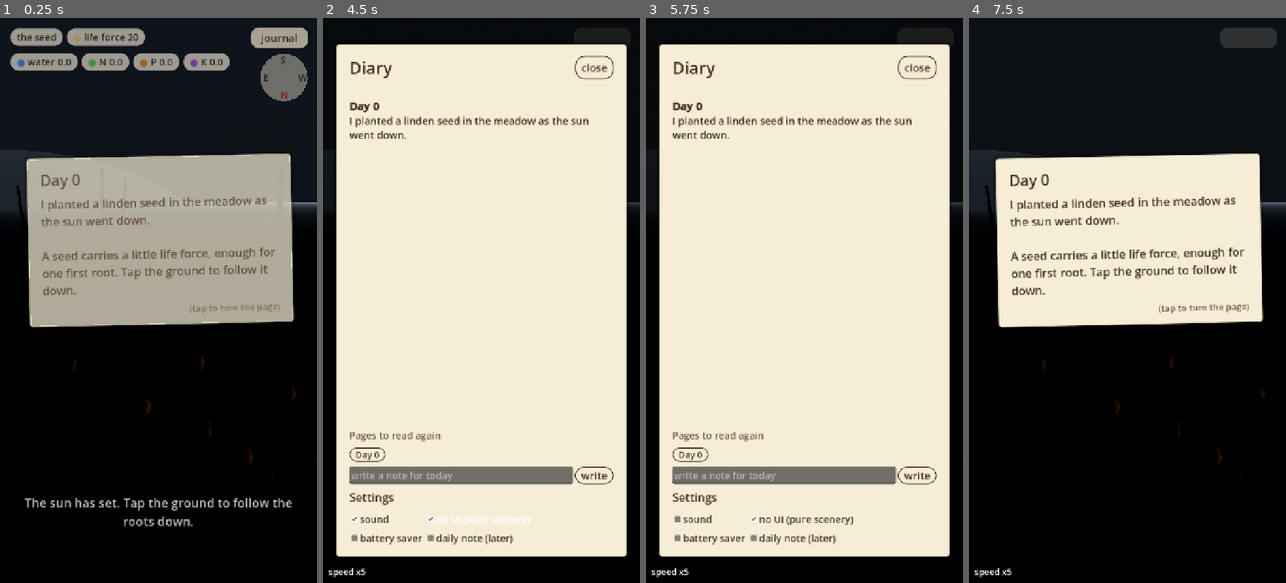
Above: before the commit, frames 1-4 (left to right).
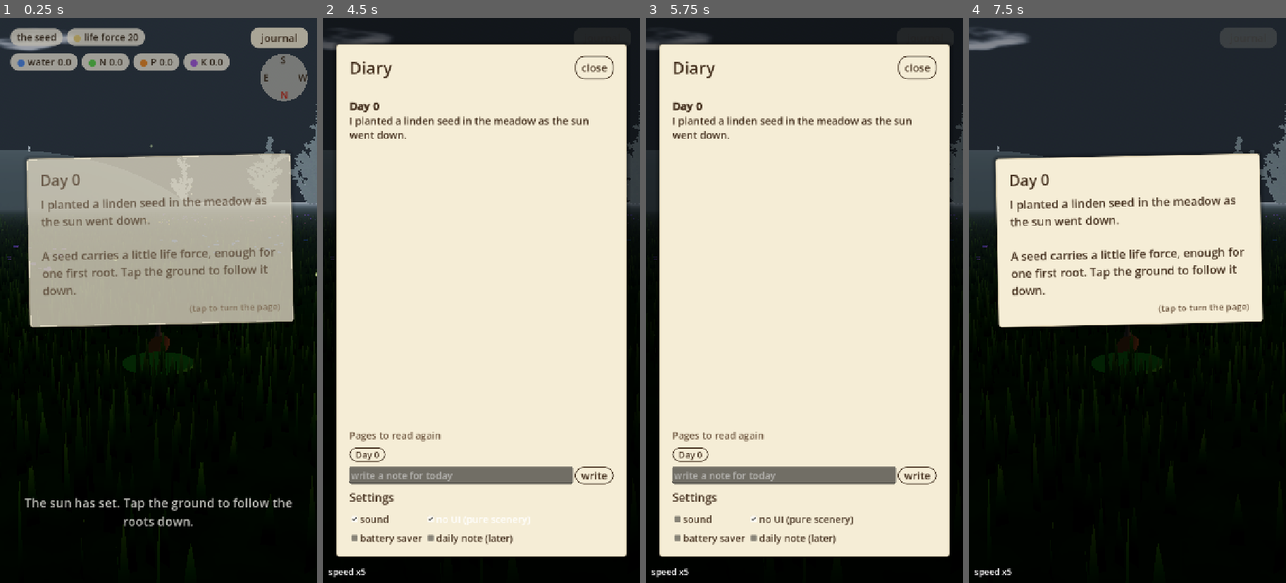
Above: after the commit, the same moments.

Repository: SimonSouleyman/gamdev
Game: Godot game, scene res://main.tscn
The game is run twice, just before and just after one commit, with the same random seed, the same clock (stepped at 60 frames per second) and the same inputs.
Inputs (mouse positions are in pixels of both pictures, inside the frame that each line leads up to):
- Up to frame 1 (0.25 s): no input
- Up to frame 2 (4.5 s): tap Enter at 0.5 s; move the mouse to (551, 272) at 0.52 s; hold Right (ui_right) 0.53-1.25 s; tap T at 0.6 s; click (551, 272) at 0.67 s; tap Space at 0.77, 1.07 s; click "journal" at 1.25 s; click "Day 0" at 2 s; click "write" at 2.75 s; click "daily note (later)" at 3.5 s; click "no UI (pure scenery)" at 4.25 s
- Up to frame 3 (5.75 s): click "sound" at 5 s
- Up to frame 4 (7.5 s): click "battery saver" at 5.75 s; tap Enter at 6.5, 7.25 s; drag from (1064, 328) to (1111, 413) at 6.52 s; move the mouse to (1159, 176) at 7.27 s; hold Right (ui_right) from 7.28 s (still down); tap J at 7.35 s

The runs differ from the first frame. In frame 1, 23% of the frame differs, in the area x 0-100%, y 0-96%; in frame 2, 0.9%; in frame 3, 0.9%; in frame 4, 3.8%.

Commit message:
Visuals: a living world around the tree
Background trees grown by the same growth model (groves, lone trees, a tree line
on the horizon), soft drifting clouds, wildflower drifts, butterflies around the
crown, a bird flock crossing now and then, pollen in the sunlight, fireflies at
dusk. Adaptive exposure and a fill light keep low-sun and dusk scenes readable;
the sky keeps its afterglow at the sunset hold. No hint discs right at the trunk.

Co-Authored-By: Claude Opus 5.5 (1M context) <noreply@anthropic.com>

Diff:
--- a/Tree/shared/underground.gd
+++ b/Tree/shared/underground.gd
@@ -240,7 +240,8 @@
 	var clover_turn := true
 	for patch in patches:
 		var c: Vector3 = patch["center"]
-		if -c.y > HINT_MAX_DEPTH:
+		# Not the starter patch right under the seed: the meadow at the trunk stays plain.
+		if -c.y > HINT_MAX_DEPTH or Vector2(c.x, c.z).length() < 2.0:
 			continue
 		var ground := Vector3(c.x, 0.0, c.z)
 		var r: float = patch["radius"]
--- a/Tree/tools/autoplay.gd
+++ b/Tree/tools/autoplay.gd
@@ -165,7 +165,14 @@
 				main.journal.close_page()
 				_next("sapling page read")
 		7:
-			# Hold anywhere to boost.
+			# Hold anywhere to boost (a page that pops up meanwhile ends the hold: read it, hold again).
+			if _page() != "":
+				_shot("07b_page_" + _page())
+				main.journal.close_page()
+				if has_meta("held"):
+					remove_meta("held")
+				stage_time = 0.0
+				return false
 			if stage_time > 0.3 and not has_meta("held"):
 				set_meta("held", true)
 				_click(Vector2(360, 640), true)
--- /dev/null
+++ b/Tree/tree/cloud.gdshader
@@ -0,0 +1,24 @@
+shader_type spatial;
+// A soft cloud on a large quad high above the meadow: layered noise for its shape, a round
+// falloff so it never shows the quad's edge, lit warm or white by the sun's colour.
+render_mode unshaded, blend_mix, depth_draw_never, cull_disabled, shadows_disabled;
+
+uniform sampler2D noise : filter_linear_mipmap, repeat_enable;
+uniform vec3 sun_color : source_color = vec3(1.0);
+uniform float brightness = 1.0;
+uniform float coverage = 0.45;
+uniform float seed = 0.0;
+
+void fragment() {
+	vec2 c = UV * 2.0 - 1.0;
+	float round_mask = 1.0 - smoothstep(0.35, 1.0, length(c));
+	vec2 drift = vec2(TIME * 0.004, TIME * 0.0015);
+	// Low frequencies only: soft cumulus, not speckle.
+	float n = texture(noise, UV * 0.28 + vec2(seed) + drift).r * 0.75
+		+ texture(noise, UV * 0.8 + vec2(seed * 1.7) - drift * 2.0).r * 0.25;
+	n = n * round_mask + (1.0 - round_mask) * 0.0;
+	float a = smoothstep(coverage * 0.7, coverage * 0.7 + 0.35, n);
+	float shade = mix(0.72, 1.0, smoothstep(coverage, coverage + 0.45, n));
+	ALBEDO = sun_color * shade * brightness;
+	ALPHA = a * 0.9;
+}
--- /dev/null
+++ b/Tree/tree/critter.gdshader
@@ -0,0 +1,27 @@
+shader_type spatial;
+// Butterflies and birds: two wing quads per instance that flap by bending around the body axis
+// (local x = 0). Each instance has its own flap phase from INSTANCE_CUSTOM.x.
+render_mode cull_disabled, diffuse_lambert_wrap;
+
+uniform float flap_speed = 14.0;
+uniform float flap_amount = 1.1;
+
+void vertex() {
+	float phase = INSTANCE_CUSTOM.x * 6.2831;
+	float speed = flap_speed * (0.8 + INSTANCE_CUSTOM.y * 0.4);
+	float angle = sin(TIME * speed + phase) * flap_amount * sign(VERTEX.x);
+	float x = VERTEX.x;
+	VERTEX.x = x * cos(angle);
+	VERTEX.y += abs(x) * sin(abs(angle));
+}
+
+void fragment() {
+	vec2 c = UV * 2.0 - 1.0;
+	// A rounded wing shape cut from the quad.
+	float wing = 1.0 - smoothstep(0.75, 1.0, length(vec2(c.x * 0.9, c.y * 1.25)));
+	ALBEDO = COLOR.rgb;
+	ALPHA = wing;
+	ALPHA_SCISSOR_THRESHOLD = 0.5;
+	ROUGHNESS = 0.7;
+	BACKLIGHT = COLOR.rgb * 0.5;
+}
--- /dev/null
+++ b/Tree/tree/scenery.gd
@@ -0,0 +1,394 @@
+class_name Scenery
+extends Node3D
+## The world around the tree (design doc: "a living, cohesive world"): other trees in the
+## distance, grown by the same algorithm as the hero tree; drifting clouds; wildflowers in the
+## grass; butterflies around the crown, birds crossing the sky, pollen in the sunlight and
+## fireflies at dusk. All mood: nothing here touches the simulation. Seeded like everything else.
+
+const DISTANT_TREES := 34
+const TREE_VARIANTS := 4
+const CLOUDS := 16
+const FLOWERS := 1800
+const BUTTERFLIES := 6
+const BIRDS := 5
+
+var _rng := RandomNumberGenerator.new()
+var _clouds: Array[MeshInstance3D] = []
+var _cloud_mats: Array[ShaderMaterial] = []
+var _butterflies: MultiMeshInstance3D
+var _birds: MultiMeshInstance3D
+var _pollen: GPUParticles3D
+var _fireflies: GPUParticles3D
+var _time: float = 0.0
+var _bird_t: float = -1.0
+var _bird_from: Vector3
+var _bird_to: Vector3
+var _bird_wait: float = 8.0
+var _butterfly_params: Array = []
+
+
+func build(seed: int, bark: Material, leaf: Material, noise: Texture2D) -> void:
+	for c in get_children():
+		c.queue_free()
+	_clouds.clear()
+	_cloud_mats.clear()
+	_rng.seed = hash([seed, "scenery"])
+	_build_distant_trees(seed, bark, leaf)
+	_build_clouds(noise)
+	_build_flowers()
+	_build_butterflies()
+	_build_birds()
+	_pollen = _motes(Color(1.0, 0.95, 0.75, 0.9), 60, Vector3(5, 3, 5), Vector3(0, 3, 0), 0.025)
+	_fireflies = _motes(Color(0.85, 1.0, 0.45, 1.0), 40, Vector3(9, 0.8, 9), Vector3(0, 0.6, 0), 0.04)
+
+
+# --- distant trees -------------------------------------------------------------
+
+## Grows a small tree with the real growth model (fed and in noon light), then bakes wood and
+## leaf cards into one mesh with two surfaces. Distant trees are therefore the same species,
+## grown the same way, as the player's tree.
+func _grow_variant(seed: int, variant: int, bark: Material, leaf: Material) -> ArrayMesh:
+	var sim := GrowthSim.new(hash([seed, "background tree", variant]))
+	sim.graph.max_nodes = 420 + variant * 90
+	# Grown quickly with small steps (big steps would make bushes): only the shape matters here.
+	sim.max_growth_per_second = 6.0
+	sim.markers_per_second = 30.0
+	for _step in range(1500):
+		for k in range(4):
+			sim.resources.stock[k] = 30.0
+		sim.clock.time_of_day = sim.clock.daylight_fraction * _rng.randf_range(0.3, 0.7)
+		sim.tick(0.45)
+		if sim.graph.is_full():
+			break
+	var builder := BranchMeshBuilder.new()
+	builder.radius_scale = 2.2
+	var wood := builder.build(sim.graph)
+	var mesh := ArrayMesh.new()
+	if wood.get_surface_count() > 0:
+		mesh.add_surface_from_arrays(Mesh.PRIMITIVE_TRIANGLES, wood.surface_get_arrays(0))
+		mesh.surface_set_material(0, bark)
+	# Leaf cards, baked: one cluster per twig, bigger than on the hero tree (seen from afar).
+	var cluster := Foliage.cluster_mesh(5, 1.0).surface_get_arrays(0)
+	var cv: PackedVector3Array = cluster[Mesh.ARRAY_VERTEX]
+	var cn: PackedVector3Array = cluster[Mesh.ARRAY_NORMAL]
+	var cu: PackedVector2Array = cluster[Mesh.ARRAY_TEX_UV]
+	var ci: PackedInt32Array = cluster[Mesh.ARRAY_INDEX]
+	var verts := PackedVector3Array()
+	var normals := PackedVector3Array()
+	var uvs := PackedVector2Array()
+	var colors := PackedColorArray()
+	var indices := PackedInt32Array()
+	var g := sim.graph
+	for id in range(2, g.size()):
+		if g.radii[id] >= 0.03:
+			continue
+		var s := _rng.randf_range(0.35, 0.5)
+		var xf := Transform3D(Basis(Vector3.UP, _rng.randf() * TAU).scaled(Vector3.ONE * s), g.positions[id])
+		var tint := _rng.randf_range(0.8, 1.1)
+		var base := verts.size()
+		for i in range(cv.size()):
+			verts.append(xf * cv[i])
+			normals.append((xf.basis * cn[i]).normalized())
+			uvs.append(cu[i])
+			colors.append(Color(tint, tint, tint * 0.95))
+		for i in ci:
+			indices.append(base + i)
+	if not indices.is_empty():
+		var arrays := []
+		arrays.resize(Mesh.ARRAY_MAX)
+		arrays[Mesh.ARRAY_VERTEX] = verts
+		arrays[Mesh.ARRAY_NORMAL] = normals
+		arrays[Mesh.ARRAY_TEX_UV] = uvs
+		arrays[Mesh.ARRAY_COLOR] = colors
+		arrays[Mesh.ARRAY_INDEX] = indices
+		mesh.add_surface_from_arrays(Mesh.PRIMITIVE_TRIANGLES, arrays)
+		mesh.surface_set_material(mesh.get_surface_count() - 1, leaf)
+	return mesh
+
+
+func _build_distant_trees(seed: int, bark: Material, leaf: Material) -> void:
+	var variants: Array[ArrayMesh] = []
+	for v in range(TREE_VARIANTS):
+		variants.append(_grow_variant(seed, v, bark, leaf))
+	var per_variant: Array = []
+	for _v in range(TREE_VARIANTS):
+		per_variant.append([])
+	# A few groves and hedgerow lines on the far meadow, some single trees in between.
+	var groves := 7
+	for gi in range(groves):
+		var a := TAU * gi / groves + _rng.randf_range(-0.4, 0.4)
+		var d := _rng.randf_range(60.0, 140.0)
+		var center := Vector3(cos(a) * d, 0, sin(a) * d)
+		for _t in range(DISTANT_TREES / groves):
+			var p := center + Vector3(_rng.randf_range(-14, 14), 0, _rng.randf_range(-14, 14))
+			(per_variant[_rng.randi() % TREE_VARIANTS] as Array).append(p)
+	# A few lone trees nearer by, and a loose tree line along the far horizon.
+	for _t in range(8):
+		var a := _rng.randf() * TAU
+		var d := _rng.randf_range(35.0, 70.0)
+		(per_variant[_rng.randi() % TREE_VARIANTS] as Array).append(Vector3(cos(a) * d, 0, sin(a) * d))
+	for _t in range(70):
+		var a := _rng.randf() * TAU
+		var d := _rng.randf_range(170.0, 280.0)
+		(per_variant[_rng.randi() % TREE_VARIANTS] as Array).append(Vector3(cos(a) * d, 0, sin(a) * d))
+	for v in range(TREE_VARIANTS):
+		var spots: Array = per_variant[v]
+		if spots.is_empty():
+			continue
+		var mmi := MultiMeshInstance3D.new()
+		var mm := MultiMesh.new()
+		mm.transform_format = MultiMesh.TRANSFORM_3D
+		mm.mesh = variants[v]
+		mm.instance_count = spots.size()
+		for i in range(spots.size()):
+			var s := _rng.randf_range(0.8, 1.35)
+			mm.set_instance_transform(i, Transform3D(Basis(Vector3.UP, _rng.randf() * TAU).scaled(Vector3.ONE * s), spots[i]))
+		mmi.multimesh = mm
+		mmi.cast_shadow = GeometryInstance3D.SHADOW_CASTING_SETTING_OFF
+		add_child(mmi)
+
+
+# --- sky ------------------------------------------------------------------------
+
+func _build_clouds(noise: Texture2D) -> void:
+	var quad := QuadMesh.new()
+	quad.size = Vector2.ONE
+	quad.orientation = PlaneMesh.FACE_Y
+	for i in range(CLOUDS):
+		var m := MeshInstance3D.new()
+		m.mesh = quad
+		var mat := ShaderMaterial.new()
+		mat.shader = preload("res://tree/cloud.gdshader")
+		mat.set_shader_parameter("noise", noise)
+		mat.set_shader_parameter("seed", _rng.randf() * 10.0)
+		mat.set_shader_parameter("coverage", _rng.randf_range(0.42, 0.52))
+		m.material_override = mat
+		m.cast_shadow = GeometryInstance3D.SHADOW_CASTING_SETTING_OFF
+		var a := _rng.randf() * TAU
+		var d := _rng.randf_range(40.0, 260.0)
+		m.position = Vector3(cos(a) * d, _rng.randf_range(70.0, 110.0), sin(a) * d)
+		var w := _rng.randf_range(70.0, 140.0)
+		m.scale = Vector3(w, 1.0, w * _rng.randf_range(0.45, 0.8))
+		m.rotation.y = _rng.randf() * TAU
+		add_child(m)
+		_clouds.append(m)
+		_cloud_mats.append(mat)
+
+
+# --- meadow life ----------------------------------------------------------------
+
+func _build_flowers() -> void:
+	var head := CylinderMesh.new()
+	head.top_radius = 0.028
+	head.bottom_radius = 0.018
+	head.height = 0.012
+	head.radial_segments = 6
+	head.rings = 1
+	var mmi := MultiMeshInstance3D.new()
+	var mm := MultiMesh.new()
+	mm.transform_format = MultiMesh.TRANSFORM_3D
+	mm.use_colors = true
+	mm.mesh = head
+	var palette: Array[Color] = [Color(0.95, 0.95, 0.92), Color(1.0, 0.85, 0.2), Color(0.62, 0.45, 0.85), Color(0.4, 0.55, 0.95), Color(0.95, 0.5, 0.6)]
+	var spots: Array[Transform3D] = []
+	var colors: Array[Color] = []
+	# Flowers grow in little drifts, one colour each.
+	for _d in range(60):
+		var a := _rng.randf() * TAU
+		var r := 1.2 + 22.0 * sqrt(_rng.randf())
+		var center := Vector3(cos(a) * r, 0, sin(a) * r)
+		var col := palette[_rng.randi() % palette.size()]
+		for _f in range(FLOWERS / 60):
+			var p := center + Vector3(_rng.randf_range(-1.2, 1.2), _rng.randf_range(0.1, 0.28), _rng.randf_range(-1.2, 1.2))
+			spots.append(Transform3D(Basis(Vector3.RIGHT, _rng.randf_range(-0.3, 0.3)).scaled(Vector3.ONE * _rng.randf_range(0.7, 1.3)), p))
+			colors.append(col * _rng.randf_range(0.9, 1.05))
+	mm.instance_count = spots.size()
+	for i in range(spots.size()):
+		mm.set_instance_transform(i, spots[i])
+		mm.set_instance_color(i, colors[i])
+	mmi.multimesh = mm
+	var mat := StandardMaterial3D.new()
+	mat.vertex_color_use_as_albedo = true
+	mat.roughness = 0.7
+	mmi.material_override = mat
+	mmi.cast_shadow = GeometryInstance3D.SHADOW_CASTING_SETTING_OFF
+	add_child(mmi)
+
+
+## Two wing quads meeting at the body (x = 0); the shader flaps them.
+func _wings_mesh(span: float, depth: float) -> ArrayMesh:
+	var hw := span * 0.5
+	var hd := depth * 0.5
+	var verts := PackedVector3Array([
+		Vector3(-hw, 0, -hd), Vector3(0, 0, -hd), Vector3(0, 0, hd), Vector3(-hw, 0, hd),
+		Vector3(0, 0, -hd), Vector3(hw, 0, -hd), Vector3(hw, 0, hd), Vector3(0, 0, hd)])
+	var uvs := PackedVector2Array([
+		Vector2(0, 0), Vector2(1, 0), Vector2(1, 1), Vector2(0, 1),
+		Vector2(0, 0), Vector2(1, 0), Vector2(1, 1), Vector2(0, 1)])
+	var normals := PackedVector3Array()
+	for _i in range(8):
+		normals.append(Vector3.UP)
+	var arrays := []
+	arrays.resize(Mesh.ARRAY_MAX)
+	arrays[Mesh.ARRAY_VERTEX] = verts
+	arrays[Mesh.ARRAY_NORMAL] = normals
+	arrays[Mesh.ARRAY_TEX_UV] = uvs
+	arrays[Mesh.ARRAY_INDEX] = PackedInt32Array([0, 1, 2, 0, 2, 3, 4, 5, 6, 4, 6, 7])
+	var mesh := ArrayMesh.new()
+	mesh.add_surface_from_arrays(Mesh.PRIMITIVE_TRIANGLES, arrays)
+	return mesh
+
+
+func _critters(count: int, span: float, flap: float) -> MultiMeshInstance3D:
+	var mmi := MultiMeshInstance3D.new()
+	var mm := MultiMesh.new()
+	mm.transform_format = MultiMesh.TRANSFORM_3D
+	mm.use_colors = true
+	mm.use_custom_data = true
+	mm.mesh = _wings_mesh(span, span * 0.6)
+	mm.instance_count = count
+	mmi.multimesh = mm
+	var mat := ShaderMaterial.new()
+	mat.shader = preload("res://tree/critter.gdshader")
+	mat.set_shader_parameter("flap_speed", flap)
+	mmi.material_override = mat
+	mmi.cast_shadow = GeometryInstance3D.SHADOW_CASTING_SETTING_OFF
+	mmi.extra_cull_margin = 200.0
+	add_child(mmi)
+	return mmi
+
+
+func _build_butterflies() -> void:
+	_butterflies = _critters(BUTTERFLIES, 0.11, 16.0)
+	var colors: Array[Color] = [Color(1.0, 0.95, 0.5), Color(0.95, 0.95, 0.92), Color(0.95, 0.5, 0.2), Color(0.45, 0.6, 1.0)]
+	_butterfly_params.clear()
+	for i in range(BUTTERFLIES):
+		_butterflies.multimesh.set_instance_color(i, colors[i % colors.size()])
+		_butterflies.multimesh.set_instance_custom_data(i, Color(_rng.randf(), _rng.randf(), 0, 0))
+		_butterfly_params.append([_rng.randf_range(1.2, 3.5), _rng.randf_range(0.15, 0.35), _rng.randf() * TAU, _rng.randf_range(0.3, 1.4)])
+
+
+func _build_birds() -> void:
+	_birds = _critters(BIRDS, 0.9, 6.0)
+	for i in range(BIRDS):
+		_birds.multimesh.set_instance_color(i, Color(0.12, 0.12, 0.14))
+		_birds.multimesh.set_instance_custom_data(i, Color(_rng.randf(), _rng.randf(), 0, 0))
+	_birds.visible = false
+
+
+## Small glowing specks drifting in a box: pollen in the sun, fireflies at dusk.
+func _motes(color: Color, amount: int, extents: Vector3, center: Vector3, size: float) -> GPUParticles3D:
+	var p := GPUParticles3D.new()
+	p.amount = amount
+	p.lifetime = 6.0
+	p.preprocess = 6.0
+	p.position = center
+	p.visibility_aabb = AABB(-extents * 2.0, extents * 4.0)
+	var pm := ParticleProcessMaterial.new()
+	pm.emission_shape = ParticleProcessMaterial.EMISSION_SHAPE_BOX
+	pm.emission_box_extents = extents
+	pm.gravity = Vector3(0, 0.02, 0)
+	pm.initial_velocity_min = 0.02
+	pm.initial_velocity_max = 0.12
+	pm.direction = Vector3(1, 0.3, 0.2)
+	pm.spread = 180.0
+	pm.turbulence_enabled = true
+	pm.turbulence_noise_strength = 0.4
+	pm.turbulence_noise_scale = 3.0
+	var fade := Gradient.new()
+	fade.set_color(0, Color(color, 0.0))
+	fade.set_color(1, Color(color, 0.0))
+	fade.add_point(0.25, color)
+	fade.add_point(0.75, color)
+	var ramp := GradientTexture1D.new()
+	ramp.gradient = fade
+	pm.color_ramp = ramp
+	p.process_material = pm
+	var quad := QuadMesh.new()
+	quad.size = Vector2.ONE * size
+	var mat := StandardMaterial3D.new()
+	mat.shading_mode = BaseMaterial3D.SHADING_MODE_UNSHADED
+	mat.billboard_mode = BaseMaterial3D.BILLBOARD_ENABLED
+	mat.transparency = BaseMaterial3D.TRANSPARENCY_ALPHA
+	mat.blend_mode = BaseMaterial3D.BLEND_MODE_ADD
+	mat.vertex_color_use_as_albedo = true
+	var dot := GradientTexture2D.new()
+	dot.fill = GradientTexture2D.FILL_RADIAL
+	dot.fill_from = Vector2(0.5, 0.5)
+	dot.fill_to = Vector2(1.0, 0.5)
+	var g := Gradient.new()
+	g.set_color(0, Color(1, 1, 1, 1))
+	g.set_color(1, Color(1, 1, 1, 0))
+	dot.gradient = g
+	dot.width = 32
+	dot.height = 32
+	mat.albedo_texture = dot
+	quad.material = mat
+	p.draw_pass_1 = quad
+	p.cast_shadow = GeometryInstance3D.SHADOW_CASTING_SETTING_OFF
+	add_child(p)
+	return p
+
+
+# --- every frame ------------------------------------------------------------------
+
+## `day`: the sun is up. `h`: sun height 0..1. `tree_height`: the hero tree, for butterflies and pollen.
+func update(delta: float, day: bool, h: float, sun_color: Color, tree_height: float) -> void:
+	_time += delta
+	# Clouds: drift with the wind, white by day, warm and dim at the low sun.
+	var cloud_col := Color(1.0, 0.72, 0.55).lerp(Color(1, 1, 1), clampf(h * 3.0, 0.0, 1.0))
+	var bright := 0.35 + 0.75 * clampf(h * 2.5, 0.0, 1.0) if day else 0.3
+	for i in range(_clouds.size()):
+		var c := _clouds[i]
+		c.position.x += delta * 1.2
+		if c.position.x > 280.0:
+			c.position.x = -280.0
+		_cloud_mats[i].set_shader_parameter("sun_color", cloud_col)
+		_cloud_mats[i].set_shader_parameter("brightness", bright)
+	# Butterflies: only by day, once the tree has leaves, fluttering around the crown.
+	_butterflies.visible = day and tree_height > 0.6
+	if _butterflies.visible:
+		var mm := _butterflies.multimesh
+		for i in range(mm.instance_count):
+			var prm: Array = _butterfly_params[i]
+			var r: float = prm[0] * (0.6 + tree_height * 0.08)
+			var t := _time * float(prm[1]) + float(prm[2])
+			var p := Vector3(cos(t) * r + sin(t * 2.3) * 0.4, float(prm[3]) + tree_height * 0.25 + sin(t * 3.1) * 0.3, sin(t) * r * 0.8 + cos(t * 1.7) * 0.4)
+			var ahead := Vector3(-sin(t), 0, cos(t) * 0.8).normalized()
+			var basis := Basis.looking_at(ahead, Vector3.UP)
+			mm.set_instance_transform(i, Transform3D(basis, p))
+	# Birds: now and then a small flock crosses the sky, flapping.
+	_update_birds(delta, day)
+	_pollen.emitting = day and h > 0.15
+	_pollen.position = Vector3(0, maxf(1.5, tree_height * 0.5), 0)
+	_fireflies.emitting = not day
+
+
+func _update_birds(delta: float, day: bool) -> void:
+	if _bird_t < 0.0:
+		_birds.visible = false
+		_bird_wait -= delta
+		if _bird_wait <= 0.0 and day:
+			var a := _rng.randf() * TAU
+			var h := _rng.randf_range(22.0, 40.0)
+			_bird_from = Vector3(cos(a) * 160.0, h, sin(a) * 160.0)
+			_bird_to = Vector3(-cos(a + 0.5) * 160.0, h + _rng.randf_range(-5, 5), -sin(a + 0.5) * 160.0)
+			_bird_t = 0.0
+		return
+	_bird_t += delta / 28.0
+	if _bird_t >= 1.0:
+		_bird_t = -1.0
+		_bird_wait = _rng.randf_range(25.0, 60.0)
+		return
+	_birds.visible = true
+	var head := _bird_from.lerp(_bird_to, _bird_t)
+	var dir := (_bird_to - _bird_from).normalized()
+	var side := dir.cross(Vector3.UP).normalized()
+	var basis := Basis.looking_at(dir, Vector3.UP)
+	var mm := _birds.multimesh
+	for i in range(mm.instance_count):
+		# A loose V behind the leader.
+		var rank := float((i + 1) / 2)
+		var s := -1.0 if i % 2 == 0 else 1.0
+		var p := head - dir * rank * 2.2 + side * s * rank * 1.8 + Vector3(0, sin(_time + i) * 0.4, 0)
+		mm.set_instance_transform(i, Transform3D(basis, p))
--- a/Tree/tree/tree_view.gd
+++ b/Tree/tree/tree_view.gd
@@ -28,6 +28,7 @@
 var _bark_mat: ShaderMaterial
 var _leaf_mat: ShaderMaterial
 var _ground_mat: ShaderMaterial
+var _scenery: Scenery
 var _env: Environment
 var _meadow: Meadow
 var _builder := BranchMeshBuilder.new()
@@ -81,6 +82,7 @@
 	state = p_state
 	_meadow.build(state.ground)
 	_plant_grass(state.seed)
+	_scenery.build(state.seed, _bark_mat, _leaf_mat, _noise_tex)
 	_built_size = -1
 	_births.clear()
 	# Nodes that already exist do not twinkle.
@@ -110,7 +112,9 @@
 	_env.background_mode = Environment.BG_SKY
 	_env.sky = sky
 	_env.ambient_light_source = Environment.AMBIENT_SOURCE_SKY
-	_env.ambient_light_sky_contribution = 1.0
+	# Half sky, half a soft fill colour: the physical sky alone is too dark at a low sun.
+	_env.ambient_light_sky_contribution = 0.45
+	_env.ambient_light_color = Color(0.58, 0.64, 0.72)
 	_env.reflected_light_source = Environment.REFLECTION_SOURCE_SKY
 	_env.tonemap_mode = Environment.TONE_MAPPER_ACES
 	_env.tonemap_exposure = 1.1
@@ -163,6 +167,8 @@
 
 	_meadow = Meadow.new()
 	add_child(_meadow)
+	_scenery = Scenery.new()
+	add_child(_scenery)
 
 	_tree_mesh = MeshInstance3D.new()
 	_bark_mat = ShaderMaterial.new()
@@ -490,16 +496,20 @@
 	_sun_disc.scale = Vector3.ONE * (1.4 if skippable else 1.0) * pulse
 	_sun_disc.visible = skippable and dir.y > -0.1
 	# The light stays on at the sunset hold, just under the horizon, so the physical sky glows.
-	var light_dir := dir if h > 0.0 else Vector3(-1, -0.02, 0.1).normalized()
+	# At the sunset hold the sun rests right on the western horizon: the sky keeps its afterglow.
+	var light_dir := dir if h > 0.0 else Vector3(-1, 0.012, 0.1).normalized()
 	_sun_light.visible = true
 	_sun_light.look_at_from_position(light_dir * 20.0, Vector3.ZERO, Vector3.UP if absf(light_dir.y) < 0.99 else Vector3.FORWARD)
-	_sun_light.light_energy = (0.35 + 1.4 * minf(clock.light_level(), 1.6)) if h > 0.0 else 0.08
+	_sun_light.light_energy = (0.35 + 1.4 * minf(clock.light_level(), 1.6)) if h > 0.0 else 0.12
 	_sun_light.shadow_enabled = h > 0.03
 	_sun_light.light_color = Color(1.0, 0.68, 0.42).lerp(Color(1.0, 0.96, 0.9), clampf(h * 2.5, 0.0, 1.0))
 	var k := clampf(h * 3.0, 0.0, 1.0)
-	_sky_mat.energy_multiplier = 0.6 + 0.4 * k + (0.35 if clock.boost_active else 0.0)
+	_scenery.update(get_process_delta_time(), h > 0.0, h, _sun_light.light_color, state.sim.height())
+	_sky_mat.energy_multiplier = 1.0 + (0.35 if clock.boost_active else 0.0)
+	# The eye adapts: a low sun and the dusk are exposed brighter, so the tree stays readable.
+	_env.tonemap_exposure = 1.1 + 1.1 * (1.0 - k)
 	# Never too dark by day: the dawn burst must be seen.
-	_env.ambient_light_energy = 0.55 + 0.45 * k if state.phase == GameState.Phase.DAY else 0.3 + 0.5 * k
+	_env.ambient_light_energy = 0.8 + 0.4 * k if state.phase == GameState.Phase.DAY else 0.45
 
 
 # --- camera -----------------------------------------------------------------
Not shown, added: Tree/tree/cloud.gdshader.uid
Not shown, added: Tree/tree/critter.gdshader.uid
Not shown, added: Tree/tree/scenery.gd.uid
